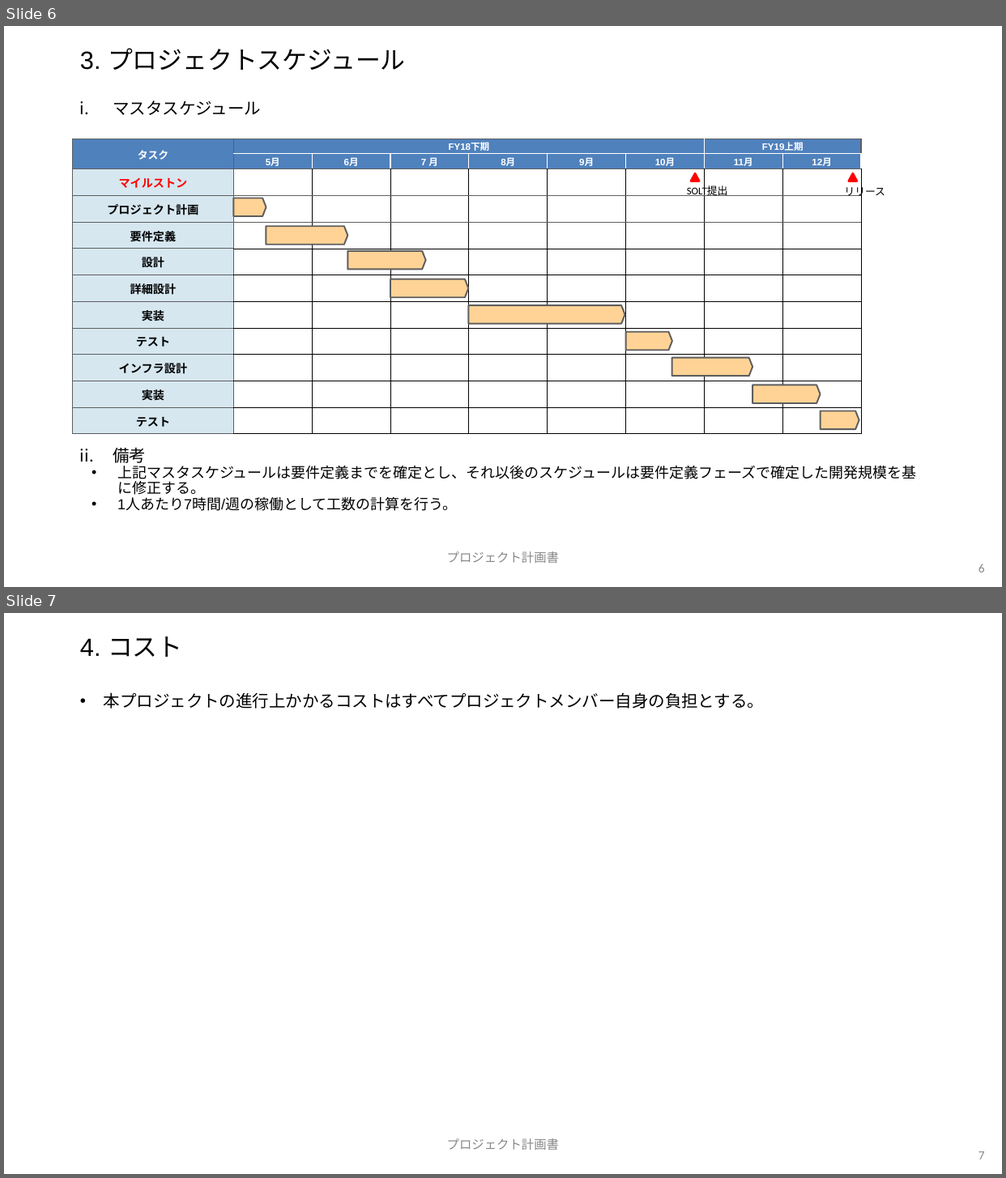
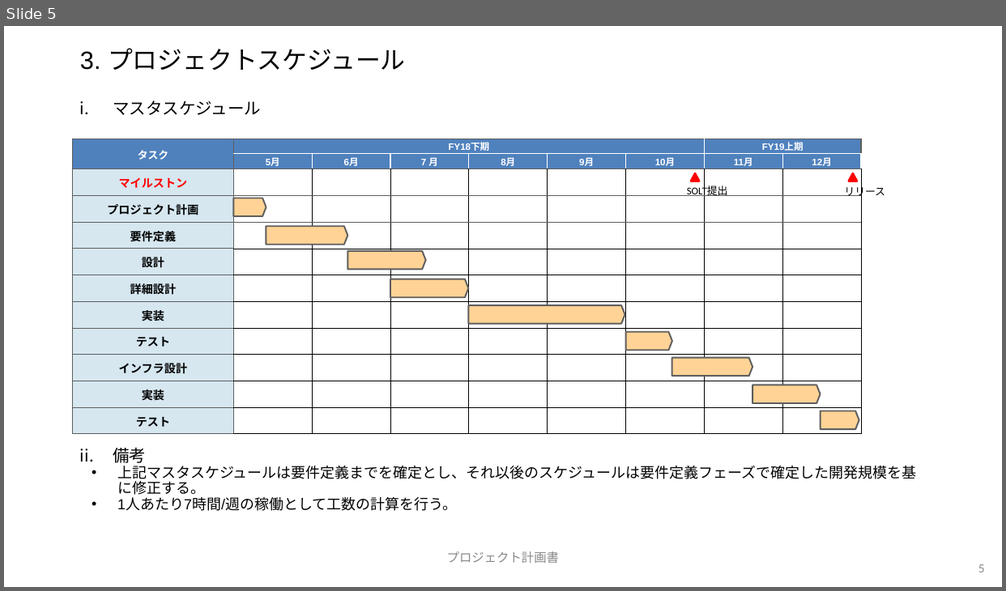
Before and after one commit to yoshtanaka/toraberu, a slide deck: プロジェクト計画書.pptx. Shown one above the other, each under a label of ours: slides 6 and 7 before the commit, slide 5 after it. The pictures are 1006x1178 and 1006x591 pixels, drawn with LibreOffice and Linux fonts; fonts in the diff are those of the drawing; background and template pictures are left out. Boxes give left, top, right and bottom in pixels: in the first picture for what was removed or moved away, otherwise in the second. Text is boxed around its words. In the diff, an @@ line names an element or a change of style, - is before the commit and + after.

```diff
--- a/プロジェクト計画書.pptx
+++ b/プロジェクト計画書.pptx
@@ slide 7 removed at box(4, 613, 1002, 1174), background #FFFFFF @@
@@ title removed at box(80, 636, 182, 657) @@
-4. コスト
@@ text removed at box(104, 692, 764, 709) @@
-• 本プロジェクトの進行上かかるコストはすべてプロジェクトメンバー自身の負担とする。
@@ text removed at box(447, 1139, 559, 1150) @@
-プロジェクト計画書
@@ page number removed at box(978, 1152, 985, 1160) @@
-7
@@ what was slide 6 is now slide 5 @@
@@ page number at box(978, 565, 985, 573): text changed @@
-6
+5
```
Also in this commit, not shown: 7 slides changed, 2 other slides removed.
